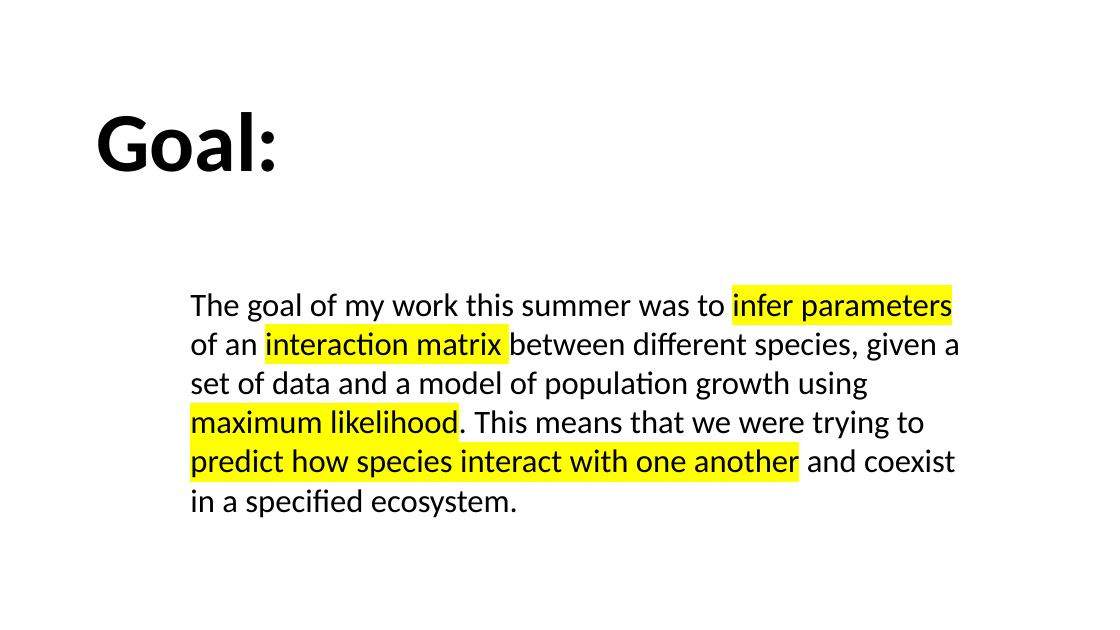
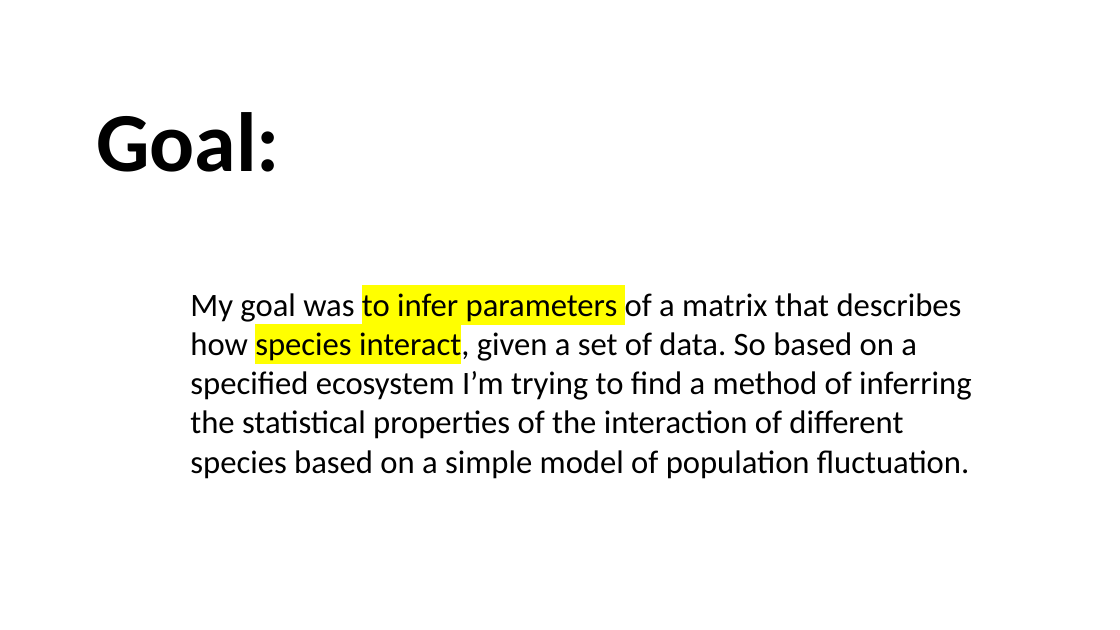
Before and after one commit to ndorilas2014/RMTProject, a slide deck: slide 2 of Presentation(RMT).pptx. Drawn at 1120x630 pixels with LibreOffice and Linux fonts; fonts in the diff are those of the drawing. Boxes give left, top, right and bottom in pixels: in the first picture for what was removed or moved away, otherwise in the second. Text is boxed around its words. In the diff, an @@ line names an element or a change of style, - is before the commit and + after.

```diff
--- a/Presentation(RMT).pptx
+++ b/Presentation(RMT).pptx
@@ text at (190,293,971,479): text changed @@
-The goal of my work this summer was to infer parameters of an interaction matrix between different species, given a set of data and a model of population growth using maximum likelihood. This means that we were trying to predict how species interact with one another and coexist in a specified ecosystem.
+My goal was to infer parameters of a matrix that describes how species interact, given a set of data. So based on a specified ecosystem I’m trying to find a method of inferring the statistical properties of the interaction of different species based on a simple model of population fluctuation.
```
Also in this commit, not shown: 8 other slides changed, 10 slides added, 3 slides removed, 36 other files.
